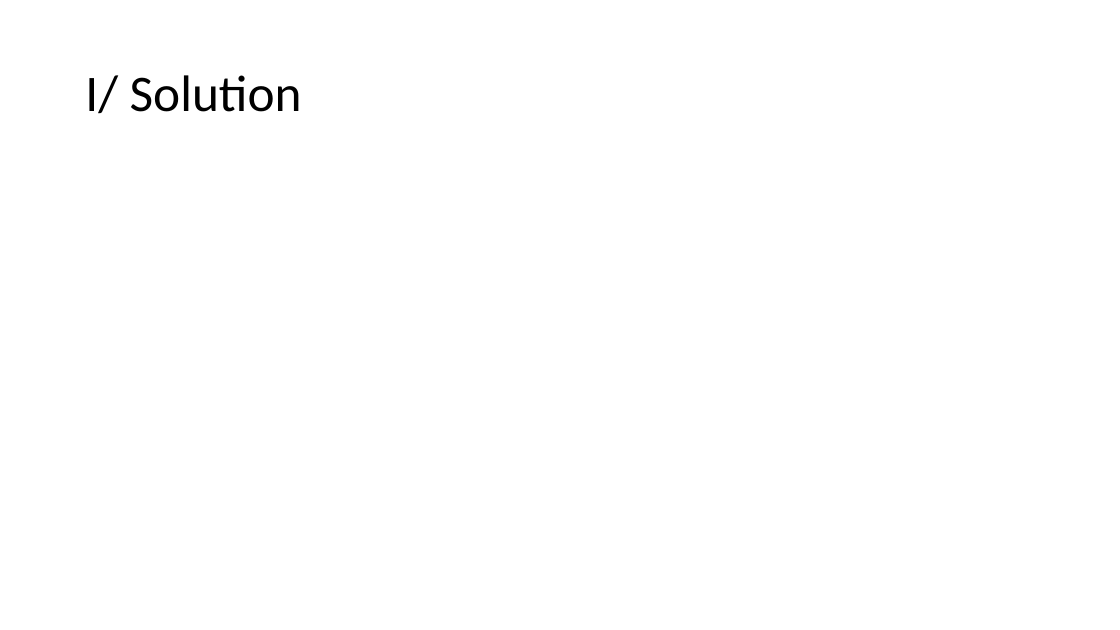
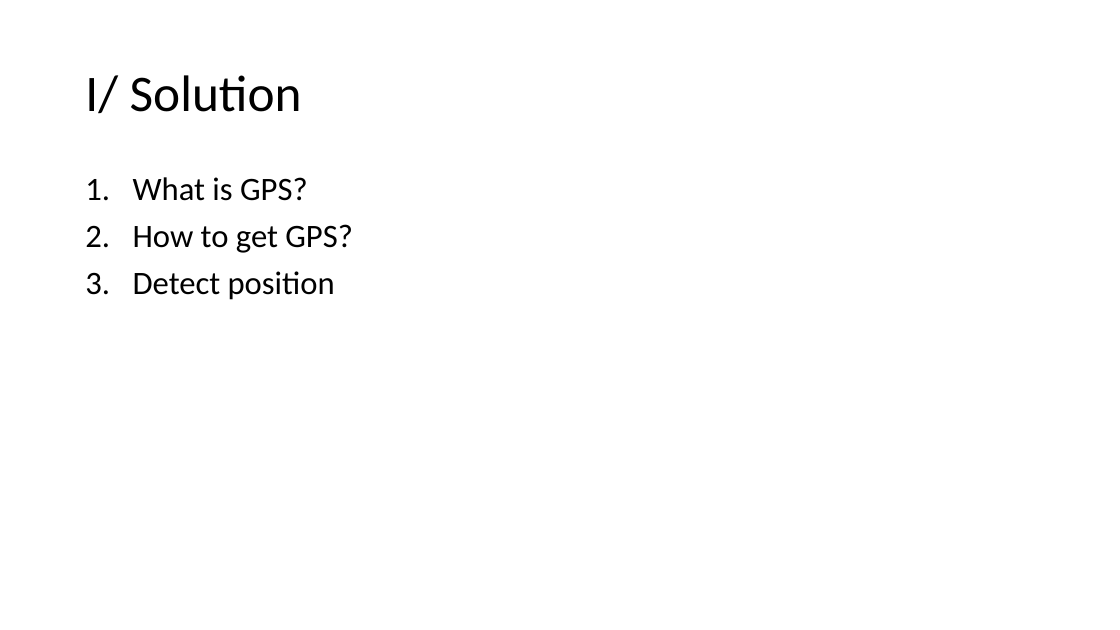
Before and after one commit to GiangHLe/GPS, a slide deck: slide 3 of GPS DETECTER PROJECT.pptx. Drawn at 1120x630 pixels with LibreOffice and Linux fonts; fonts in the diff are those of the drawing. Boxes give left, top, right and bottom in pixels: in the first picture for what was removed or moved away, otherwise in the second. Text is boxed around its words. In the diff, an @@ line names an element or a change of style, - is before the commit and + after.

```diff
--- a/GPS DETECTER PROJECT.pptx
+++ b/GPS DETECTER PROJECT.pptx
@@ text added at (133,177,353,300), 28 pt, text #000000 @@
+1. What is GPS?
+2. How to get GPS?
+3. Detect position
```
Also in this commit, not shown: 2 slides added, 1 other file.
